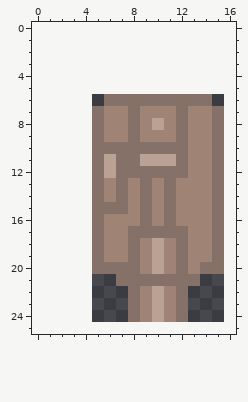
Pixel-art sprite -- Animations/spr_Body/Body1Left/000.png. This is how it looked before the edit.
The file is 11x19 pixels. The old version is drawn lined up with the new one, on the new canvas.
And afterwards:
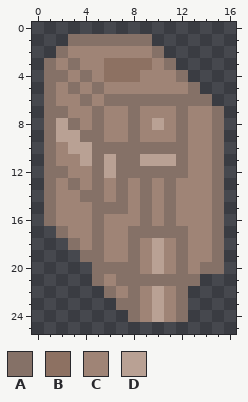
Palette (. is transparent): A #857167  B #8d7162  C #9f8476  D #b9a194
What changed:
canvas 11x19 -> 17x26, the old top-left corner now at 5,6
@@ x 0..16 @@
  0 .................
- 1 .................
- 2 .................
- 3 .................
- 4 .................
- 5 .................
- 6 ......AAAAAAAAA..
- 7 .....ACCACCCACCA.
- 8 .....ACCACDCACCA.
- 9 .....ACCACCCACCA.
-10 .....AAAAAAAACCA.
-11 .....ADAADDDACCA.
-12 .....ADAAAAAACCA.
-13 .....ACACACACCCA.
-14 .....ACACACACCCA.
-15 .....AAACACACCCA.
-16 .....ACCCACACCCA.
-17 .....ACCAAAAACCA.
-18 .....ACCACDCACCA.
-19 .....ACCACDCACCA.
+ 1 ...AAAAAAA.......
+ 2 ..ACCCCCCCA......
+ 3 .ACACCBBBBCA.....
+ 4 .AACACBBBCCCA....
+ 5 .ACACACCCCCCCA...
+ 6 .ACCACAAAAAAAAA..
+ 7 .AACCACCACCCACCA.
+ 8 .ADACACCACDCACCA.
+ 9 .ADDAACCACCCACCA.
+10 .ACDDAAAAAAAACCA.
+11 .ACCDADAADDDACCA.
+12 .AACCADAAAAAACCA.
+13 .ACACACACACACCCA.
+14 .ACCAACACACACCCA.
+15 .ACCCAAACACACCCA.
+16 .ACCCACCCACACCCA.
+17 ..ACCACCAAAAACCA.
+18 ...ACACCACDCACCA.
+19 ....AACCACDCACCA.
 20 .....AAAACDCACAA.
-21 .......AAAAAAA...
-22 ........ACDCA....
-23 ........ACDCA....
+21 .....ACAAAAAAA...
+22 ......ACACDCA....
+23 .......AACDCA....
 24 ........ACDCA....
